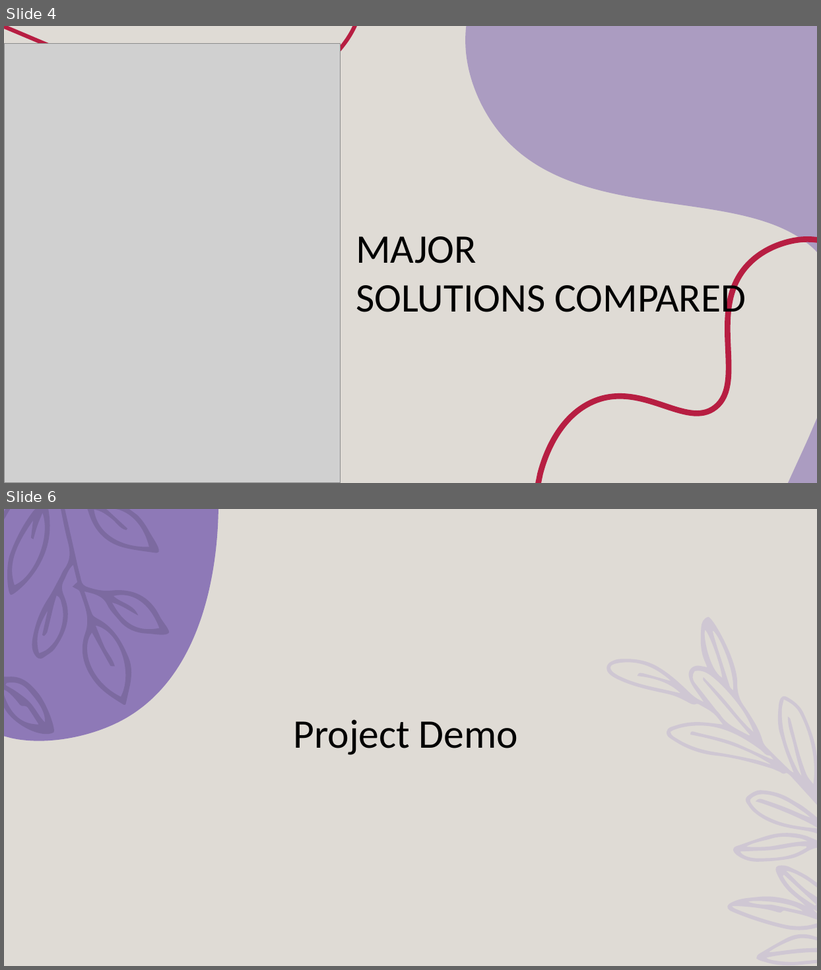
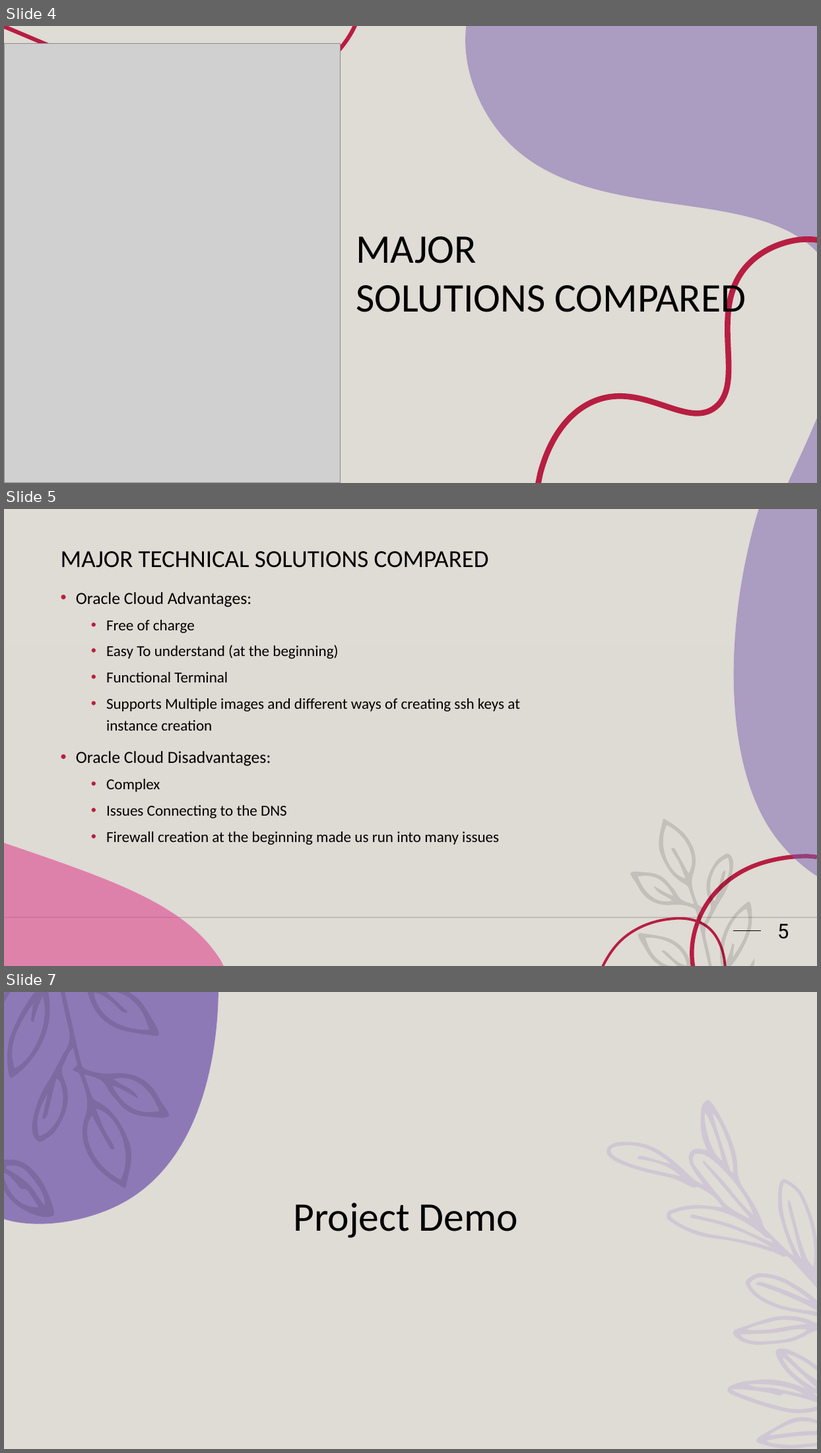
Before and after one commit to seli-hom/Unix-Final, a slide deck: Unix Presentation.pptx. Shown one above the other, each under a label of ours: slides 4 and 6 before the commit, slides 4, 5 and 7 after it; the slides between them are not shown. The pictures are 821x970 and 821x1453 pixels, drawn with LibreOffice and Linux fonts; fonts in the diff are those of the drawing; grey boxes stand for pictures; background and template pictures are left out. Boxes give left, top, right and bottom in pixels: in the first picture for what was removed or moved away, otherwise in the second. Text is boxed around its words. In the diff, an @@ line names an element or a change of style, - is before the commit and + after.

```diff
--- a/Unix Presentation.pptx
+++ b/Unix Presentation.pptx
@@ slide 5 added at (4,509,817,966), background #DFDBD5 @@
@@ freeform shape added at (734,509,817,877), fill #795FAF at 50% opacity @@
@@ title added at (61,551,489,568), 28.8 pt, text #000000 @@
+MAJOR TECHNICAL SOLUTIONS COMPARED
@@ text added at (76,592,520,845), 18 pt, text #000000 @@
+• Oracle Cloud Advantages:
+  • Free of charge
+  • Easy To understand (at the beginning)
+  • Functional Terminal
+  • Supports Multiple images and different ways of creating ssh keys at instance creation
+• Oracle Cloud Disadvantages:
+  • Complex
+  • Issues Connecting to the DNS
+  • Firewall creation at the beginning made us run into many issues
@@ rectangle added at (4,644,817,918), fill gradient #DFDBD5 @@
@@ freeform shape added at (630,819,754,966), fill #000000 at 12% opacity @@
@@ freeform shape added at (4,843,225,966), fill #DE478E at 60% opacity @@
@@ freeform shape added at (692,857,817,966), outline #B71E42 5 pt @@
@@ line added from (4, 918) to (817, 918), #000001 1 pt @@
@@ freeform shape added at (603,919,725,966), outline #B71E42 3 pt @@
@@ page number added at (778,924,789,939), 24 pt, text #000000 @@
+5
@@ line added from (733, 931) to (762, 931), #000000 1.25 pt @@
@@ what was slide 6 is now slide 7 @@
```
Also in this commit, not shown: 3 slides changed, 2 other slides added, 8 slides removed.
